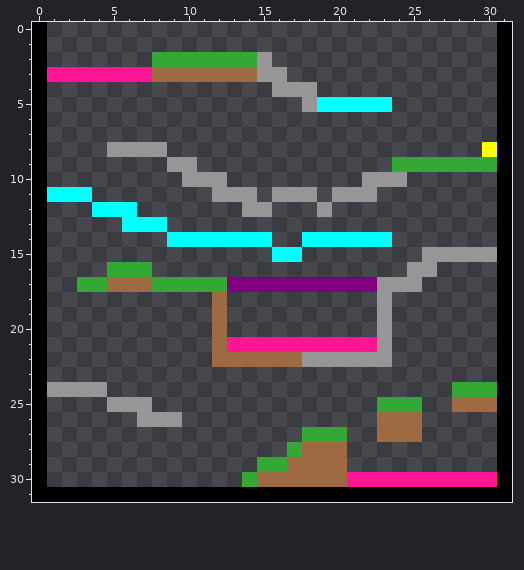
Edited in one commit: pixel-art sprite (Platformer Project/Checkpoints/Checkpoint1/mapTEST.png). This is how it looked before the edit.
The file is 32x32 pixels.
The same view after the edit:
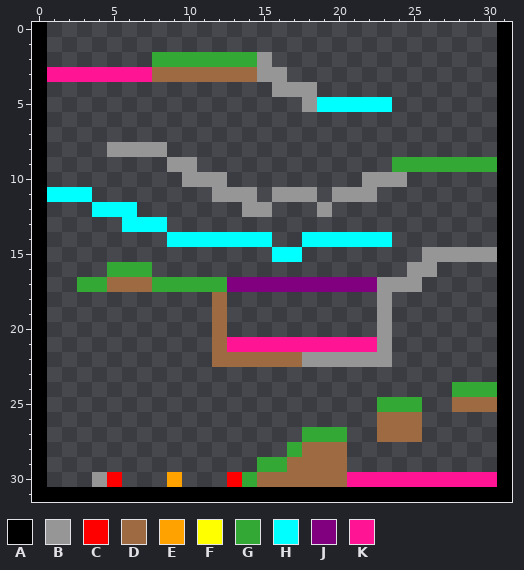
Palette (. is transparent): A #000000  B #969696  C #ff0000  D #9e6a42  E #ffa200  F #ffff00  G #34a834  H #00ffff  J #800080  K #ff1493
Edits made:
y 8: x 30 F -> .
y 24: x 1..4 BBBB -> ....
y 25: x 5..7 BBB -> ...
y 26: x 7..9 BBB -> ...
y 30: x 4..5 .. -> BC; x 9 . -> E; x 13 . -> C
